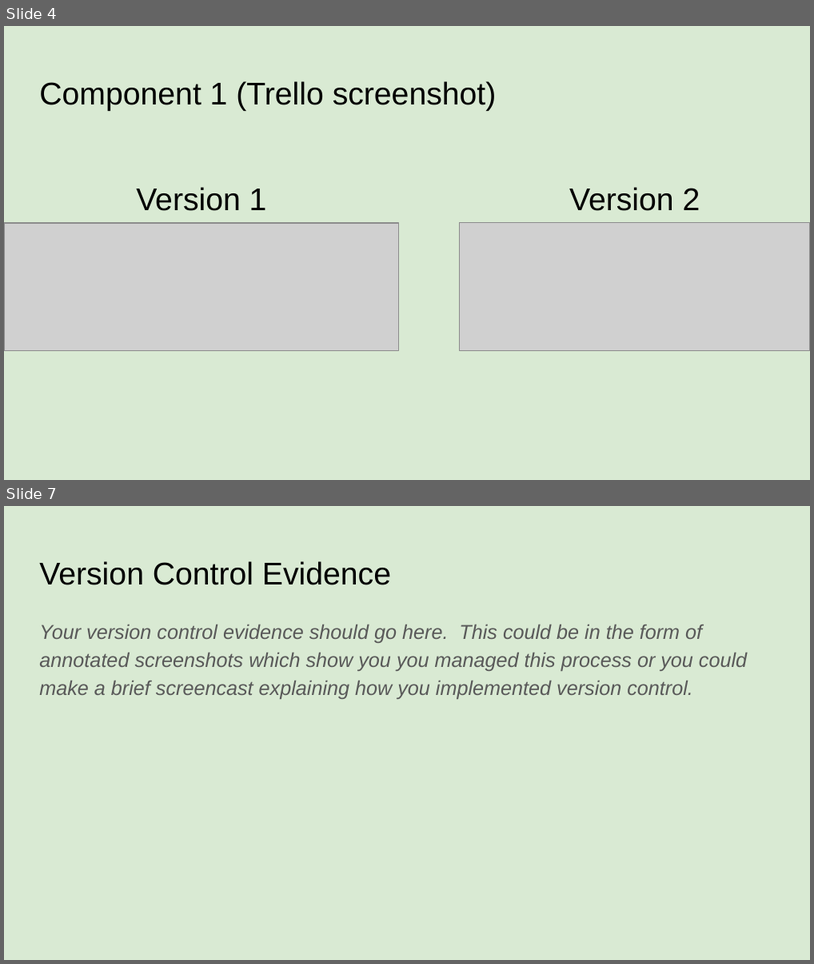
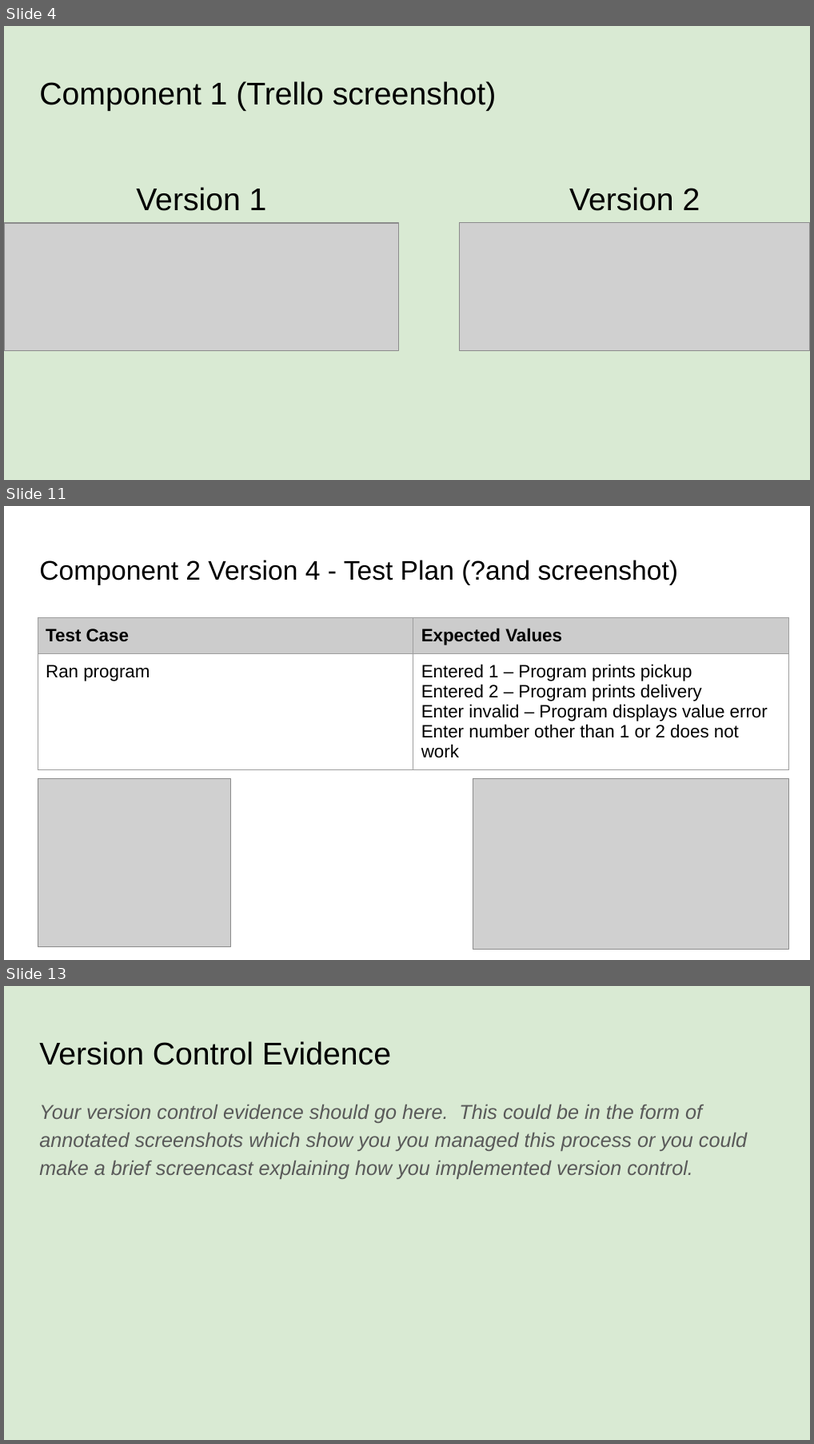
Before and after one commit to BronsonLovesCode/Pizza_Bot, a slide deck: 022_91893+_+91897+Documentation.pptx. Shown one above the other, each under a label of ours: slides 4 and 7 before the commit, slides 4, 11 and 13 after it; the slides between them are not shown. The pictures are 814x964 and 814x1444 pixels, drawn with LibreOffice and Linux fonts; fonts in the diff are those of the drawing; grey boxes stand for pictures. Boxes give left, top, right and bottom in pixels: in the first picture for what was removed or moved away, otherwise in the second. Text is boxed around its words. In the diff, an @@ line names an element or a change of style, - is before the commit and + after.

Commit message:
Created pickup or delivery menu
Created different versions of menu, refining it in version 4.

```diff
--- a/022_91893+_+91897+Documentation.pptx
+++ b/022_91893+_+91897+Documentation.pptx
@@ slide 11 added at box(4, 506, 810, 960), background #FFFFFF @@
@@ title added at box(39, 560, 679, 585), 24 pt, text #000000 @@
+Component 2 Version 4 - Test Plan (?and screenshot)
@@ table added at box(38, 618, 790, 780), 2 rows, 2 columns @@
+Test Case | Expected Values
+Ran program | Entered 1 – Program prints pickup / Entered 2 – Program prints delivery / Enter invalid – Program displays value error / Enter number other than 1 or 2 does not work
@@ picture added at box(38, 779, 231, 946) @@
@@ picture added at box(474, 779, 790, 948) @@
@@ what was slide 7 is now slide 13 @@
```
Also in this commit, not shown: 2 slides changed, 5 other slides added, 13 other files.
